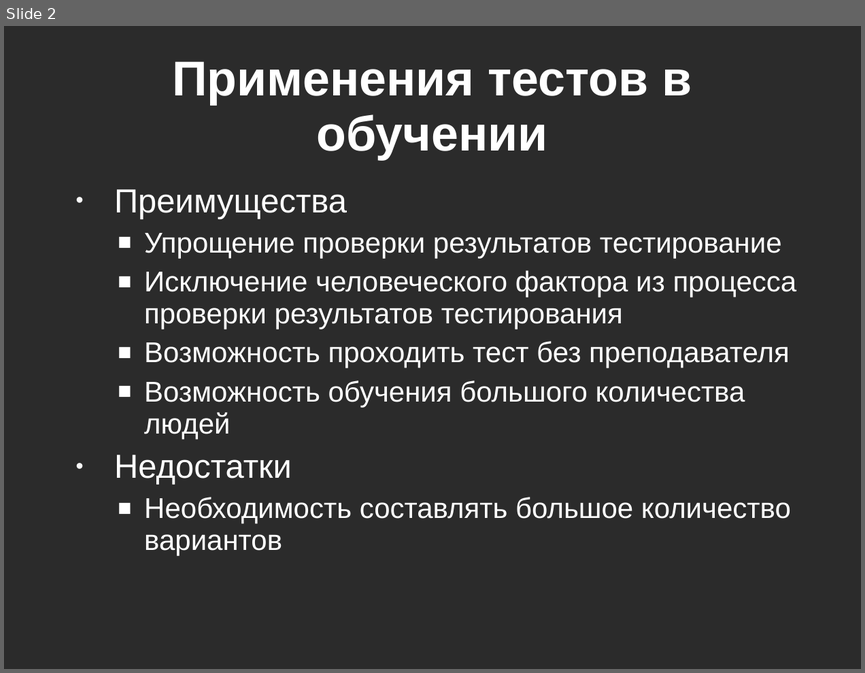
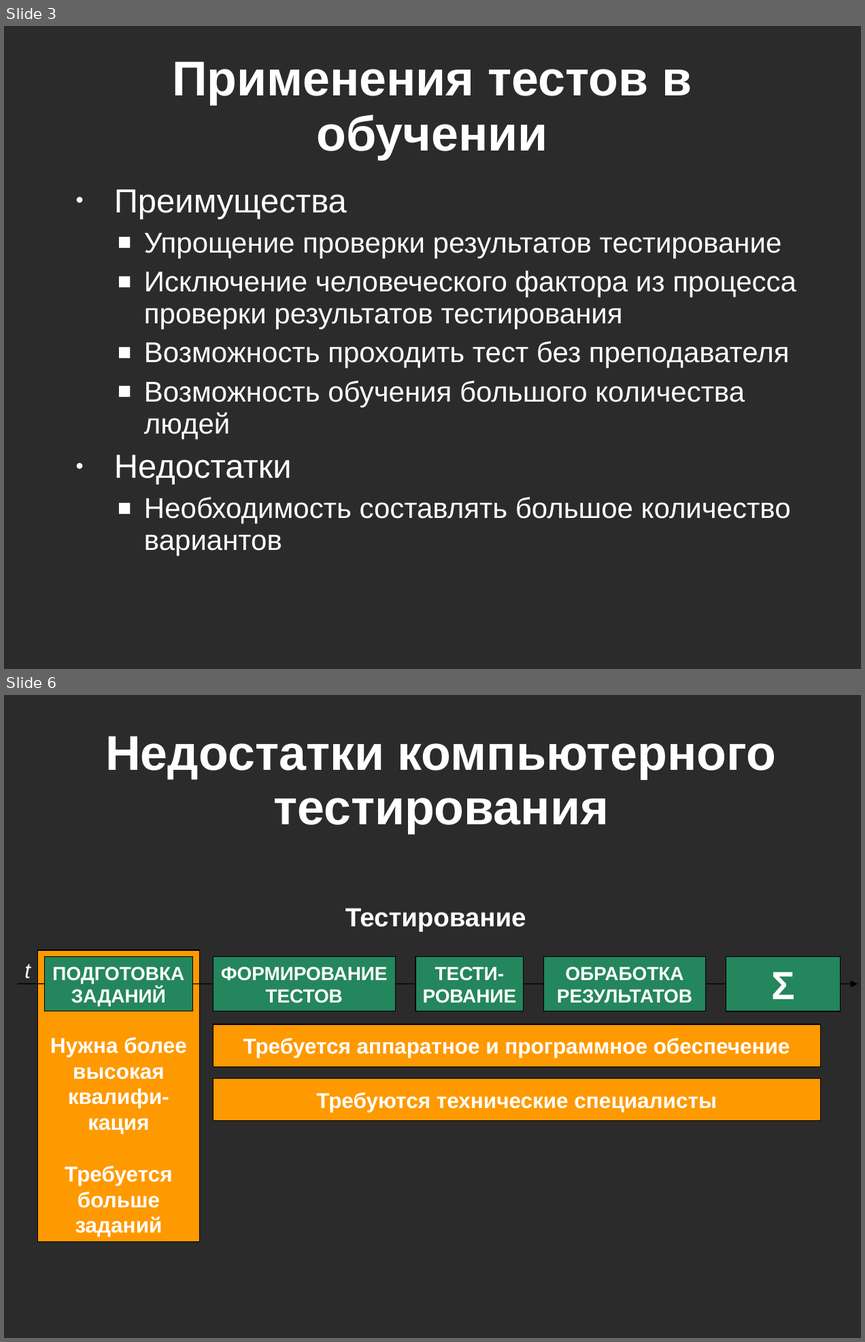
Before and after one commit to kevroletin/Coursework, a slide deck: 236_Кевролетин_отчёт.ppt. Shown one above the other, each under a label of ours: slide 2 before the commit, slides 3 and 6 after it; the slides between them are not shown. The pictures are 865x673 and 865x1342 pixels, drawn with LibreOffice and Linux fonts; fonts in the diff are those of the drawing; background and template pictures are left out; a plain dark background stands for a picture behind light text. Boxes give left, top, right and bottom in pixels: in the first picture for what was removed or moved away, otherwise in the second. Text is boxed around its words. In the diff, an @@ line names an element or a change of style, - is before the commit and + after.

```diff
--- a/236_Кевролетин_отчёт.ppt
+++ b/236_Кевролетин_отчёт.ppt
@@ slide 6 added at box(4, 695, 861, 1338), background picture (left out) @@
@@ text added at box(105, 736, 776, 833), 41 pt, text #FFFFFF, bold @@
+Недостатки компьютерного тестирования
@@ text added at box(345, 908, 526, 932), 22 pt, text #FFFFFF, bold @@
+Тестирование
@@ rectangle added at box(37, 950, 199, 1139), fill #FF9900, outline #000000 0.74 pt, 18 pt, text #FFFFFF, bold @@
+Нужна более высокая квалифи-кация
@@ rectangle added at box(37, 950, 199, 1242), fill #FF9900, outline #000000 0.74 pt, 18 pt, text #FFFFFF, bold @@
+Нужна более высокая квалифи-кация
+Требуется больше заданий
@@ rectangle added at box(44, 956, 192, 1011), fill #24865C, outline #000000 0.74 pt, 16 pt, text #FFFFFF, bold @@
+ПОДГОТОВКА ЗАДАНИЙ
@@ rectangle added at box(213, 956, 396, 1011), fill #24865C, outline #000000 0.74 pt, 16 pt, text #FFFFFF, bold @@
+ФОРМИРОВАНИЕ ТЕСТОВ
@@ rectangle added at box(415, 956, 524, 1011), fill #24865C, outline #000000 0.74 pt, 16 pt, text #FFFFFF, bold @@
+ТЕСТИ-РОВАНИЕ
@@ rectangle added at box(544, 956, 706, 1011), fill #24865C, outline #000000 0.74 pt, 16 pt, text #FFFFFF, bold @@
+ОБРАБОТКА РЕЗУЛЬТАТОВ
@@ rectangle added at box(725, 956, 840, 1011), fill #24865C, outline #000000 0.74 pt, 33 pt, text #FFFFFF, bold @@
+Σ
@@ text added at box(24, 964, 31, 979), 18 pt, text #FFFFFF, italic @@
+t
@@ arrow added from (18, 984) to (857, 984), #000000 0.74 pt @@
@@ rectangle added at box(213, 1024, 821, 1067), fill #FF9900, outline #000000 0.74 pt, 18 pt, text #FFFFFF, bold @@
+Требуется аппаратное и программное обеспечение
@@ rectangle added at box(213, 1078, 821, 1121), fill #FF9900, outline #000000 0.74 pt, 18 pt, text #FFFFFF, bold @@
+Требуются технические специалисты
@@ what was slide 2 is now slide 3 @@
```
Also in this commit, not shown: 2 slides changed, 10 other slides added, 3 slides removed.
